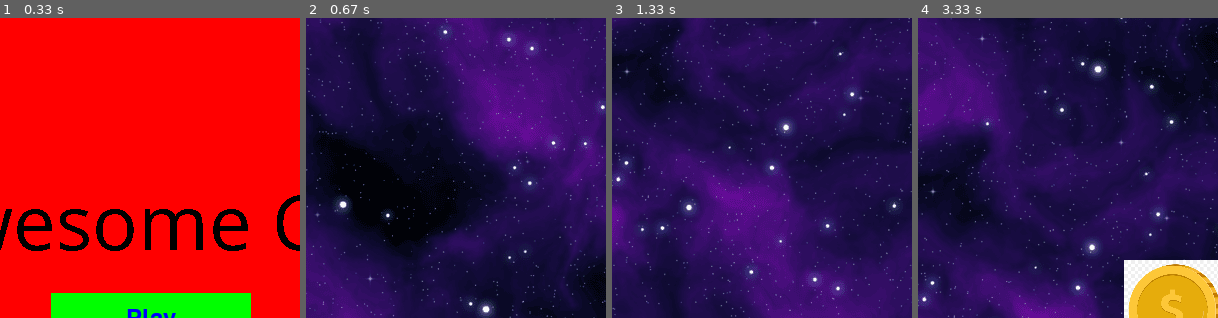
Above: before the commit, frames 1-4 (left to right).
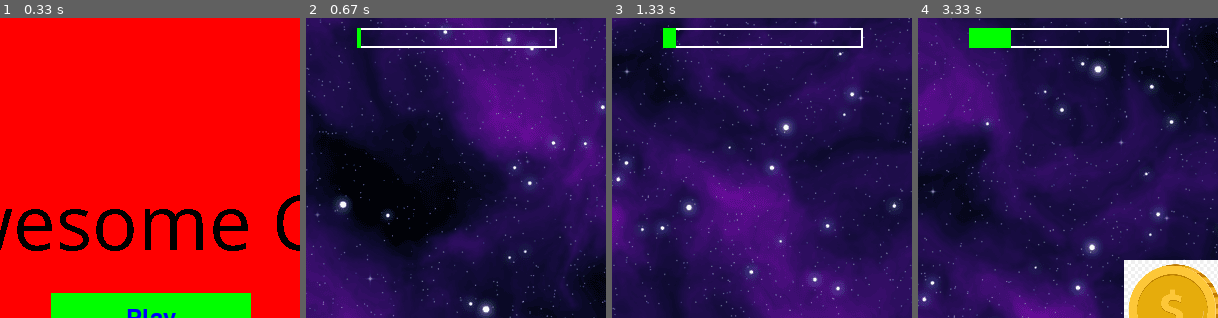
Above: after the commit, the same moments.

Repository: AndrewFagan04/CS_370_AwexomeCross
Game: pygame game, started from Cycle/main.py
Two runs of this game, one before a commit and one after it. Both use one fixed random seed, a clock stepped at 60 frames per second and the inputs below.
Inputs:
- Up to frame 1 (0.33 s): no input
- Up to frame 2 (0.67 s): click "Play" at 0.38 s
- Up to frame 3 (1.33 s): hold D 0.67-1.13 s; hold W from 1.17 s (still down)
- Up to frame 4 (3.33 s): release W at 1.47 s; hold D 1.5-1.97 s; hold A 2-2.53 s; hold S 2.57-2.87 s; hold A 2.9-3.3 s
The pictures show only the part of the screen within x 25-75%, y 0-50%; the shares and areas given below are measured in that part.

Frame 1 is identical in both runs. In frame 2, 1.0% of the frame differs, in the area x 17-84%, y 3-10%; in frame 3, 1.2%; in frame 4, 1.7%.

Commit message:
Basic progress bar

Diff:
--- a/Cycle/main.py
+++ b/Cycle/main.py
@@ -60,8 +60,12 @@
     x = 0
     y = 0
 
+    #random variable test
+    z = 0
+
     #finishline
     finish_line_y = -5000
+    total_distance = -5000
 
     game_finished = False
     stop_moving = False
@@ -70,8 +74,6 @@
     while running:
         timer.tick(fps)
         current_time = time.time()
-
-
         for event in pygame.event.get():
             if event.type == pygame.QUIT:
                 pygame.quit()
@@ -175,6 +177,21 @@
         # Draw finish line
         pygame.draw.rect(window, BLUE, finish_line)
 
+         # Calculate progress
+        distance_covered = abs(playerInst.rect.y)
+        progress = 1- (finish_line_y / total_distance)
+        print(progress)
+
+        # Draw progress bar
+        progress_bar_width = 200
+        progress_bar_height = 20
+        progress_bar_x = (WIDTH - progress_bar_width) // 2
+        progress_bar_y = 10
+        pygame.draw.rect(window, (255, 255, 255), (progress_bar_x, progress_bar_y, progress_bar_width, progress_bar_height), 2)
+        filled_width = int(progress * progress_bar_width)
+        pygame.draw.rect(window, (0, 255, 0), (progress_bar_x, progress_bar_y, filled_width, progress_bar_height))
+
+
         pygame.display.flip()
 
 def main():
